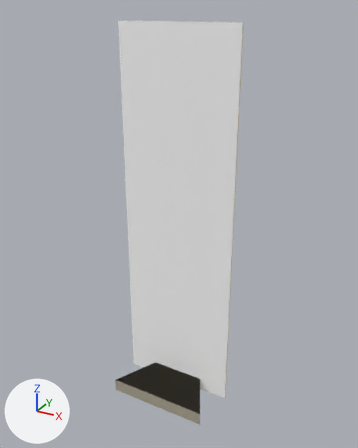
The OBJ model public/models/cutout_stand.obj, before and after one commit.
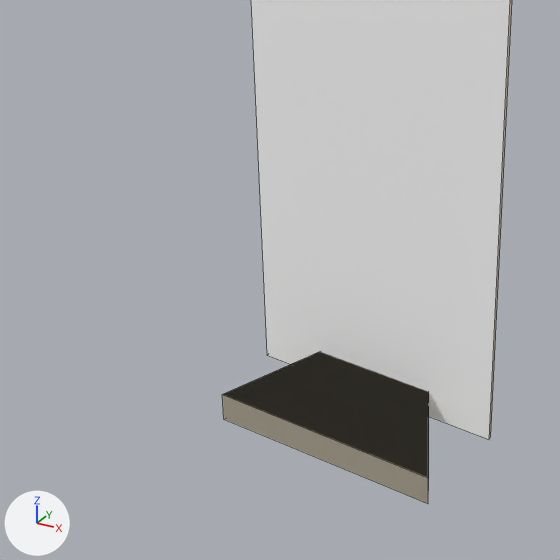
There are two pictures of each version: one whole from a 50 mm camera at (0.919, -1.657, 1.65) aimed at (0.001, 0.012, 0.816), one close up on the part from 7% to 71% of the width and 49% to 100% of the height. Lighting does not change. The marker at lower left points along +X, +Y and +Z. The older version's two pictures come first. The close-ups show mesh edges as thin lines. Where no turn or scale is listed for an object, it has been applied to the vertices.

Objects in the first close-up: 'CardboardCutout'.
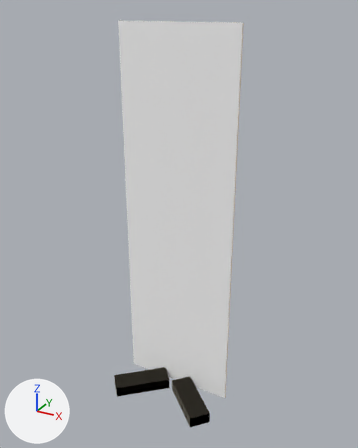
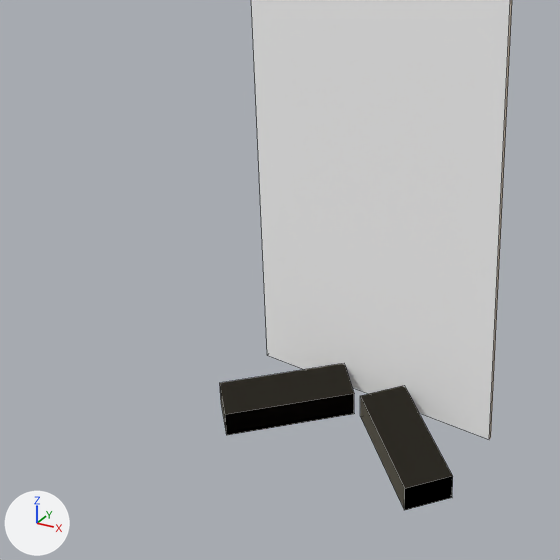
The change in detail:
Material 'KraftCardboard' (mat_kraftcardboard) is new.
Its base color is (0.78, 0.63, 0.42) (beige #e5d0ad).
Its roughness is 0.929.
me_cardboardcutout is used by ob_cardboardcutout; location (0.0, 0.0, 0.0).
me_cardboardcutout had 20 vertices, 15 faces and spanned x -0.25..0.25, y -0.2..0.24, z 0.0..1.6.
me_cardboardcutout now has 38 vertices, 28 faces and spans x -0.25..0.25, y -0.23..0.24, z 0.0..1.6.
Part 1, on me_cardboardcutout:
6 vertices are removed from x -0.22..0.22, y -0.2..0.24, z 0.0..0.06.
5 faces are deleted.
8 vertices are added at x -0.25..0.25, y -0.23..0.0, z 0.0.
8 new vertices lie (0.0, 0.0, 0.05) away from vertices in x -0.25..0.25, y -0.23..0.0, z 0.0.
12 new faces join them, mat_standwood (pale yellow #f5ebd1).
Other edits to the shape of me_cardboardcutout do not show in these pictures.
me_cardboardcutout gains material mat_kraftcardboard (beige #e5d0ad).

Where the change shows, as pixel boxes (x1, y1, x2, y2) in the close-ups (560 x 560 px):
'CardboardCutout', reshaped: before (222, 0, 512, 504); after (220, 0, 512, 510)
part 1 of me_cardboardcutout, cut back: before (222, 352, 429, 504); after (220, 364, 453, 510)
